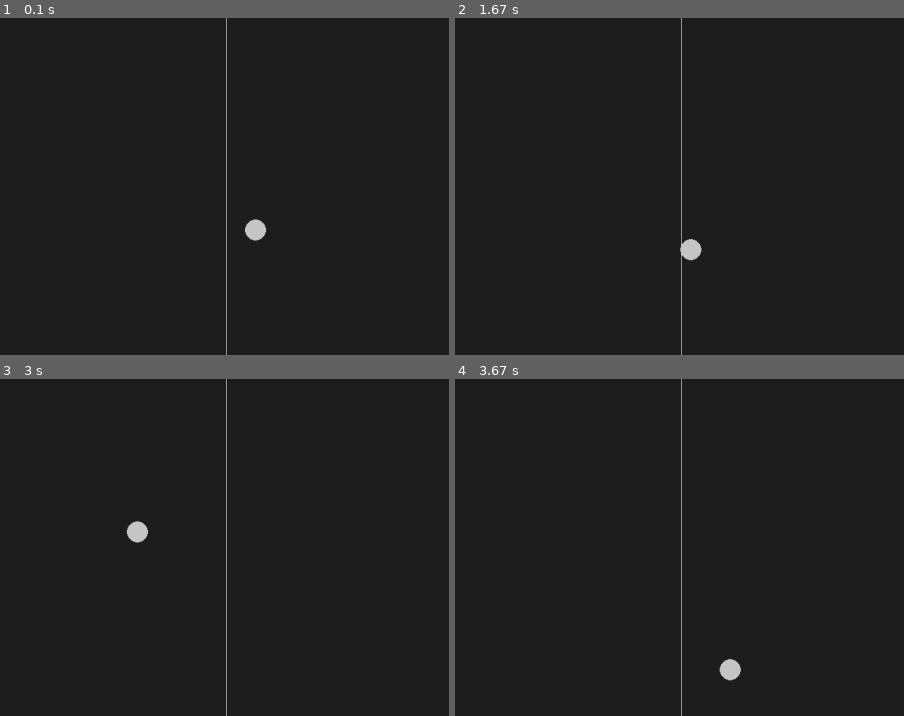
Above: before the commit, frames 1-4 (two rows, left to right).
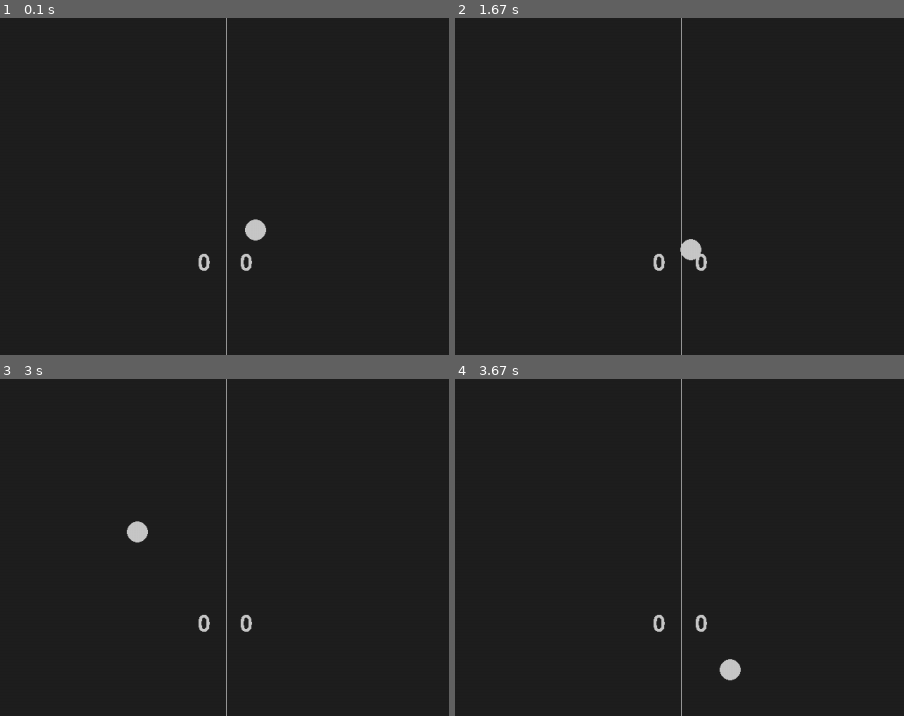
Above: after the commit, the same moments.

Repository: HeyItsBlinded/pygame-tutorial
Game: pygame game, started from main.py
The game is run twice, just before and just after one commit, with the same random seed, the same clock (stepped at 60 frames per second) and the same inputs.
Inputs:
- Up to frame 1 (0.1 s): no input
- Up to frame 2 (1.67 s): hold Up 0.33-0.8 s; hold Down 0.83-1.13 s; hold S 0.83-1.13 s; tap Space at 0.9, 1.23, 1.63 s; hold Up 1.17-1.53 s; hold W 1.17-1.53 s; hold Down from 1.57 s (still down); hold S from 1.57 s (still down)
- Up to frame 3 (3 s): release Down at 1.93 s; release S at 1.93 s; hold Up 1.97-2.27 s; hold W 1.97-2.27 s; tap Space at 2.03, 2.37, 2.7 s; hold Down 2.3-2.6 s; hold S 2.3-2.6 s; hold Up from 2.63 s (still down); hold W from 2.63 s (still down)
- Up to frame 4 (3.67 s): release Up at 3 s; release W at 3 s; hold Down 3.03-3.4 s; hold S 3.03-3.4 s; tap Space at 3.1, 3.5 s; hold Up from 3.43 s (still down); hold W from 3.43 s (still down)
The pictures show only the part of the screen within x 25-75%, y 14-64%; the shares and areas given below are measured in that part.

The runs differ from the first frame. In frame 1, 0.2% of the frame differs, in the area x 44-57%, y 70-76%; in frame 2, 0.2%; in frame 3, 0.2%; in frame 4, 0.2%.

Commit message:
scoring functionality added

Diff:
--- a/main.py
+++ b/main.py
@@ -15,6 +15,11 @@
 bg_color = pygame.Color('grey12')
 light_grey = (200, 200, 200)
 
+# score-keeping initializations
+player1_score = 0
+player2_score = 0
+game_font = pygame.font.Font("freesansbold.ttf", 32)
+
 # game assets - rects go around sprites, like a hitbox?
 ball = pygame.Rect(scr_width/2 - 15, scr_height/2 - 15, 30, 30)
 player1 = pygame.Rect(scr_width - 20, scr_height/2 - 70, 10, 140)
@@ -27,12 +32,16 @@
 
 # ------- DEFS -------
 def ball_animation():
-    global ballspeedX, ballspeedY
+    global ballspeedX, ballspeedY, player1_score, player2_score
     ball.x += ballspeedX
     ball.y += ballspeedY
     if ball.top <= 0 or ball.bottom >= scr_height:
         ballspeedY *= -1
-    if ball.left <= 0 or ball.right >= scr_width:
+    if ball.left <= 0:  # if player2 scores
+        player1_score += 1
+        ballresetpos()
+    if ball.right >= scr_width: # if player1 scores
+        player2_score += 1
         ballresetpos()
     if ball.colliderect(player1) or ball.colliderect(player2):
         ballspeedX *= -1
@@ -106,6 +115,12 @@
     pygame.draw.ellipse(screen, light_grey, ball)
     pygame.draw.aaline(screen, light_grey, (scr_width/2, 0), (scr_width/2, scr_height))
 
+    # score visuals
+    player1_text = game_font.render(f"{player1_score}", False, light_grey)
+    screen.blit(player1_text, (660, 470))
+    player2_text = game_font.render(f"{player2_score}", False, light_grey)
+    screen.blit(player2_text, (600, 470))
+
     # updates game window
     pygame.display.flip()
     clock.tick(60)
